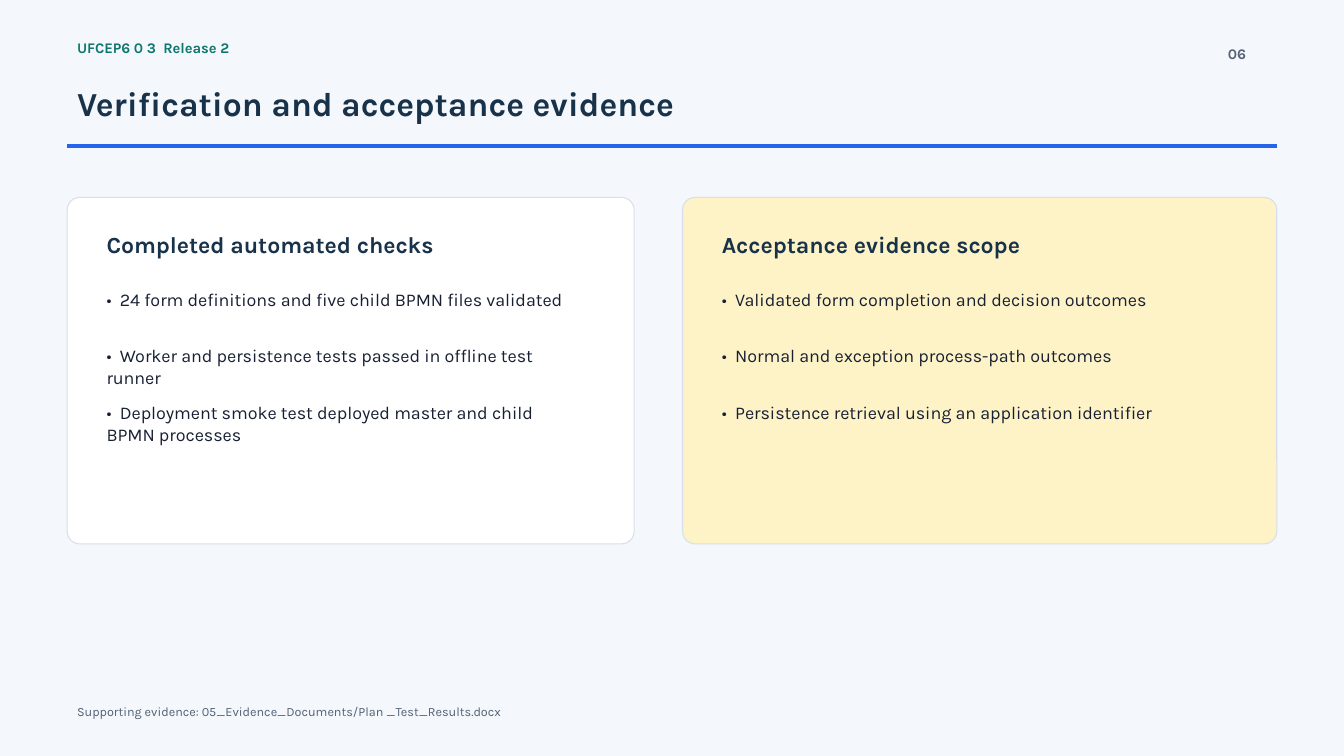
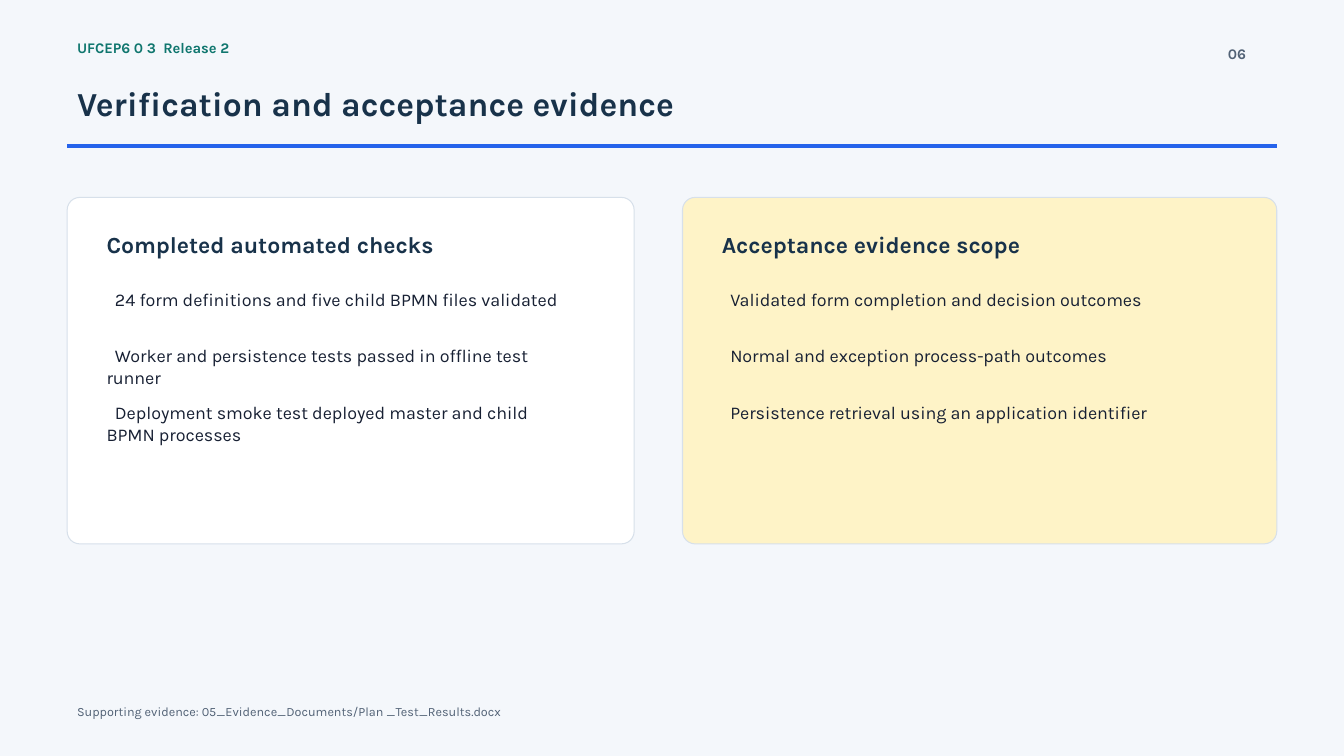
Before and after one commit to huanxihuanxi666/UFCEP6-0-3, a slide deck: slide 6 of ASSIGNMENT(END OF WEEK6)/603_Development_Presentation(end of week6)/01_Presentation/603_Release2_Assignment_Presentation.pptx. Drawn at 1344x756 pixels with LibreOffice and Linux fonts; fonts in the diff are those of the drawing. Boxes give left, top, right and bottom in pixels: in the first picture for what was removed or moved away, otherwise in the second. Text is boxed around its words. In the diff, an @@ line names an element or a change of style, - is before the commit and + after.

```diff
--- a/ASSIGNMENT(END OF WEEK6)/603_Development_Presentation(end of week6)/01_Presentation/603_Release2_Assignment_Presentation.pptx
+++ b/ASSIGNMENT(END OF WEEK6)/603_Development_Presentation(end of week6)/01_Presentation/603_Release2_Assignment_Presentation.pptx
@@ text at [115, 293, 557, 307]: text changed @@
-• 24 form definitions and five child BPMN files validated
+24 form definitions and five child BPMN files validated
@@ text at [730, 293, 1141, 310]: text changed @@
-• Validated form completion and decision outcomes
+Validated form completion and decision outcomes
@@ text at [107, 349, 528, 384]: text changed @@
-• Worker and persistence tests passed in offline test runner
+Worker and persistence tests passed in offline test runner
@@ text at [730, 349, 1106, 367]: text changed @@
-• Normal and exception process-path outcomes
+Normal and exception process-path outcomes
@@ text at [107, 406, 528, 446]: text changed @@
-• Deployment smoke test deployed master and child BPMN processes
+Deployment smoke test deployed master and child BPMN processes
@@ text at [730, 406, 1147, 424]: text changed @@
-• Persistence retrieval using an application identifier
+Persistence retrieval using an application identifier
```
Also in this commit, not shown: 1 other slide changed, 1 slide removed.
